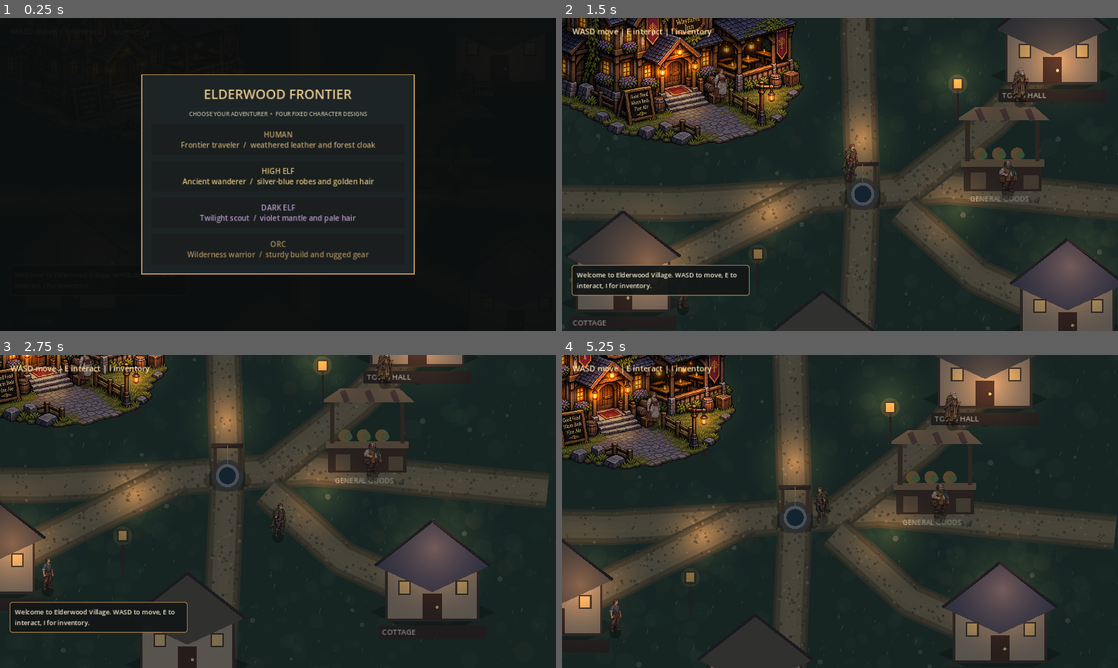
Above: before the commit, frames 1-4 (two rows, left to right).
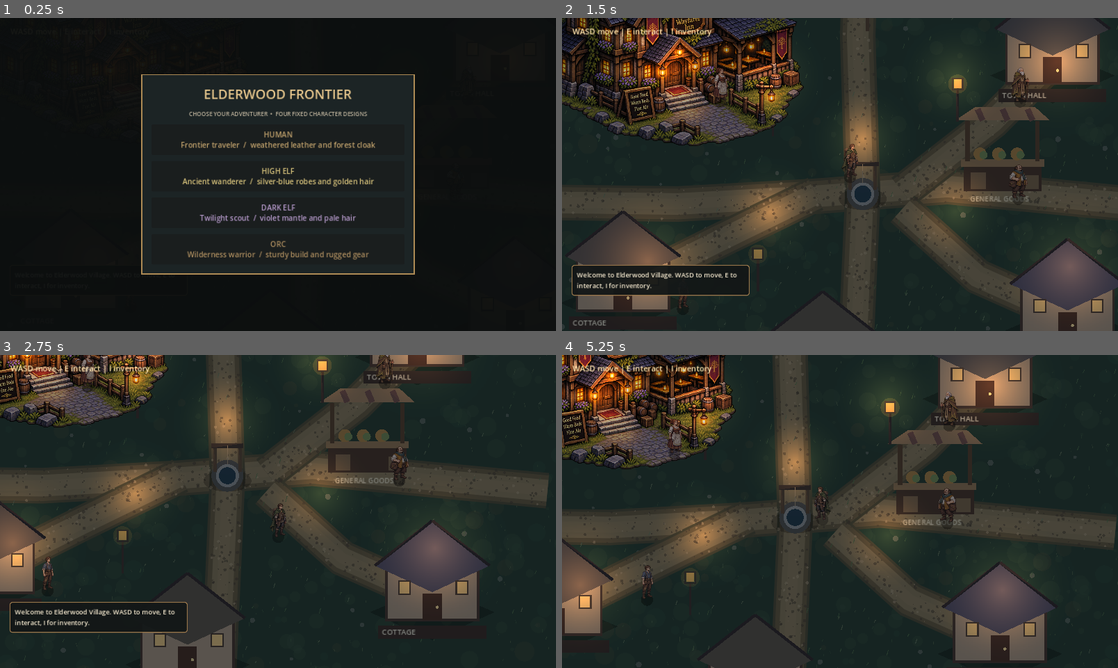
Above: after the commit, the same moments.

Repository: bhubler/elderwood-frontier-pc
Game: Godot game, scene res://scenes/world.tscn
Same seed, same stepped clock (60 frames per second), same inputs: the game is played once before the commit and once after it.
Inputs:
- Up to frame 1 (0.25 s): no input
- Up to frame 2 (1.5 s): click "HUMAN Frontier traveler / wea…" at 0.5 s; tap Enter at 1.25 s; hold D from 1.28 s (still down); tap E at 1.35 s
- Up to frame 3 (2.75 s): tap Space at 1.52, 2.27 s; release D at 2.03 s; hold S from 2.03 s (still down); tap E at 2.1 s
- Up to frame 4 (5.25 s): release S at 2.78 s; hold D 2.78-3.53 s; tap N at 2.85 s; tap E at 3.05, 3.8, 4.25, 4.55, 5.1 s; hold W 3.53-4.28 s; tap Shift at 3.6 s; tap Space at 3.77, 4.52 s; hold A from 4.28 s (still down); tap I at 4.35 s

The runs differ from the first frame. In frame 2, 0.3% of the frame differs, in the area x 21-84%, y 17-92%; in frame 3, 0.5%; in frame 4, 1.0%, in the area x 8-72%, y 11-89%.

Commit message:
Give Elderwood villagers walking and idle routines

Diff:
--- a/scripts/village_interactions.gd
+++ b/scripts/village_interactions.gd
@@ -27,11 +27,22 @@
 var gold := 25
 var items := ["Traveler's Cloak", "Old Map", "Bread x2"]
 var people := [
-    {"name": "Mara", "role": "Innkeeper", "pos": Vector2(-285, -165), "words": "Welcome to the Wayfarer Inn! Travelers are always welcome. Come inside and rest by the hearth."},
-    {"name": "Elden", "role": "Village Elder", "pos": Vector2(315, -165), "words": "Our little frontier settlement is growing. The roads beyond the woods are not always safe."},
-    {"name": "Pip", "role": "Merchant", "pos": Vector2(290, 20), "words": "Fresh supplies! The wilderness rewards those who come prepared."},
-    {"name": "Rowan", "role": "Villager", "pos": Vector2(-360, 250), "words": "The forest is beautiful, but I wouldn't wander too far after dusk."}
+    {"name": "Mara", "role": "Innkeeper", "pos": Vector2(-285, -165),
+        "route": [Vector2(-240, -107), Vector2(-330, -115)], "wait": 2.5, "speed": 39.0,
+        "words": "Welcome to the Wayfarer Inn! Travelers are always welcome. Come inside and rest by the hearth."},
+    {"name": "Elden", "role": "Village Elder", "pos": Vector2(315, -165),
+        "route": [Vector2(247, -150), Vector2(215, -92)], "wait": 5.0, "speed": 31.0,
+        "words": "Our little frontier settlement is growing. The roads beyond the woods are not always safe."},
+    {"name": "Pip", "role": "Merchant", "pos": Vector2(290, 30),
+        "route": [Vector2(347, 30), Vector2(221, 35)], "wait": 1.0, "speed": 44.0,
+        "words": "Fresh supplies! The wilderness rewards those who come prepared."},
+    {"name": "Rowan", "role": "Villager", "pos": Vector2(-360, 250),
+        "route": [Vector2(-285, 173), Vector2(-141, 83), Vector2(-245, 104)],
+        "wait": 3.5, "speed": 53.0,
+        "words": "The forest is beautiful, but I wouldn't wander too far after dusk."}
 ]
+var villagers: Array[VillageNPC] = []
+var speaker: VillageNPC
 var interior: Node2D
 var return_position := Vector2.ZERO
 var previous_camera_zoom := Vector2.ONE
@@ -256,6 +267,12 @@
         npc.position = person["pos"]
         npc.z_index = 8
         npc.artwork_height = player.character_art_height
+        npc.player = player
+        npc.route = PackedVector2Array(person["route"])
+        npc.route.append(npc.position)
+        npc.pause_time = person["wait"]
+        npc.walk_speed = person["speed"]
+        villagers.append(npc)
         get_parent().call_deferred("add_child", npc)
 
 func _make_interior() -> void:
@@ -270,6 +287,9 @@
 func _process(_delta: float) -> void:
     if player == null:
         return
+    if is_instance_valid(speaker) and not conversation_open:
+        speaker.talking = false
+        speaker = null
     if inventory_open:
         prompt.text = "Inventory open — press I to close"
     elif conversation_open:
@@ -325,6 +345,8 @@
             if player.position.distance_to(Vector2(-390, -190)) < 105.0:
                 _enter_inn()
             elif nearest >= 0:
+                speaker = villagers[nearest]
+                speaker.talking = true
                 conversation_open = true
                 _show_message("%s — %s:\n%s\n\n[E] Continue" % [people[nearest]["name"], people[nearest]["role"], people[nearest]["words"]], 0.0)
             elif player.position.distance_to(Vector2(-390, -190)) < 155.0:
@@ -336,8 +358,8 @@
         return -1
     var best := -1
     var distance := INTERACT_DISTANCE
-    for i in range(people.size()):
-        var d: float = player.position.distance_to(people[i]["pos"])
+    for i in range(villagers.size()):
+        var d := player.position.distance_to(villagers[i].position)
         if d < distance:
             distance = d
             best = i
--- a/scripts/village_npc.gd
+++ b/scripts/village_npc.gd
@@ -1,13 +1,33 @@
-extends Node2D
+extends CharacterBody2D
 const ART := {
     &"Mara": preload("res://art/characters/original/mara.png"),
     &"Elden": preload("res://art/characters/original/elden.png"),
     &"Pip": preload("res://art/characters/original/pip.png"),
     &"Rowan": preload("res://art/characters/original/rowan.png"),
 }
+const TALK_RADIUS := 94.0
+
 var artwork_height: float
+var player: CharacterBody2D
+var route: PackedVector2Array
+var walk_speed := 45.0
+var pause_time := 0.0
+var talking := false
+
+var artwork: Sprite2D
+var next_stop := 0
+var animation_phase := 0.0
 
 func _ready() -> void:
+    motion_mode = MOTION_MODE_FLOATING
+    collision_layer = 0
+    var feet := CollisionShape2D.new()
+    var shape := CircleShape2D.new()
+    shape.radius = 9.0
+    feet.shape = shape
+    feet.position.y = 15.0
+    add_child(feet)
+
     var texture: Texture2D = ART.get(name)
     if texture == null:
         return
@@ -19,6 +39,41 @@
     sprite.scale = Vector2.ONE * (height / texture.get_height())
     sprite.position = Vector2(0, 15.0 - height / 2.0)
     add_child(sprite)
+    artwork = sprite
+
+func _physics_process(delta: float) -> void:
+    velocity = Vector2.ZERO
+    var player_near := is_instance_valid(player) and position.distance_to(player.position) < TALK_RADIUS
+    if player_near and artwork != null:
+        _face_horizontally(player.position.x - position.x)
+    if not talking and not player_near and not route.is_empty():
+        _walk_route(delta)
+
+    if artwork != null:
+        var walking := velocity.length_squared() > 1.0 and get_real_velocity().length_squared() > 1.0
+        var animation_speed := 14.0 if walking else 2.8
+        var lift := 2.6 if walking else 0.8
+        animation_phase = fmod(animation_phase + delta * animation_speed, TAU)
+        artwork.position.y = 15.0 - artwork_height / 2.0 - lift * (0.5 + 0.5 * sin(animation_phase))
+
+func _walk_route(delta: float) -> void:
+    if pause_time > 0.0:
+        pause_time -= delta
+        return
+
+    var to_stop := route[next_stop] - position
+    if to_stop.length() < 3.0:
+        next_stop = (next_stop + 1) % route.size()
+        pause_time = 3.5 if next_stop == 0 else 1.4
+        return
+    velocity = to_stop.limit_length(walk_speed * delta) / delta
+    _face_horizontally(velocity.x)
+    move_and_slide()
+
+func _face_horizontally(horizontal: float) -> void:
+    if artwork != null and absf(horizontal) > 2.0:
+        artwork.flip_h = horizontal < 0.0
+
 
 func _draw() -> void:
     draw_ellipse_shadow()
